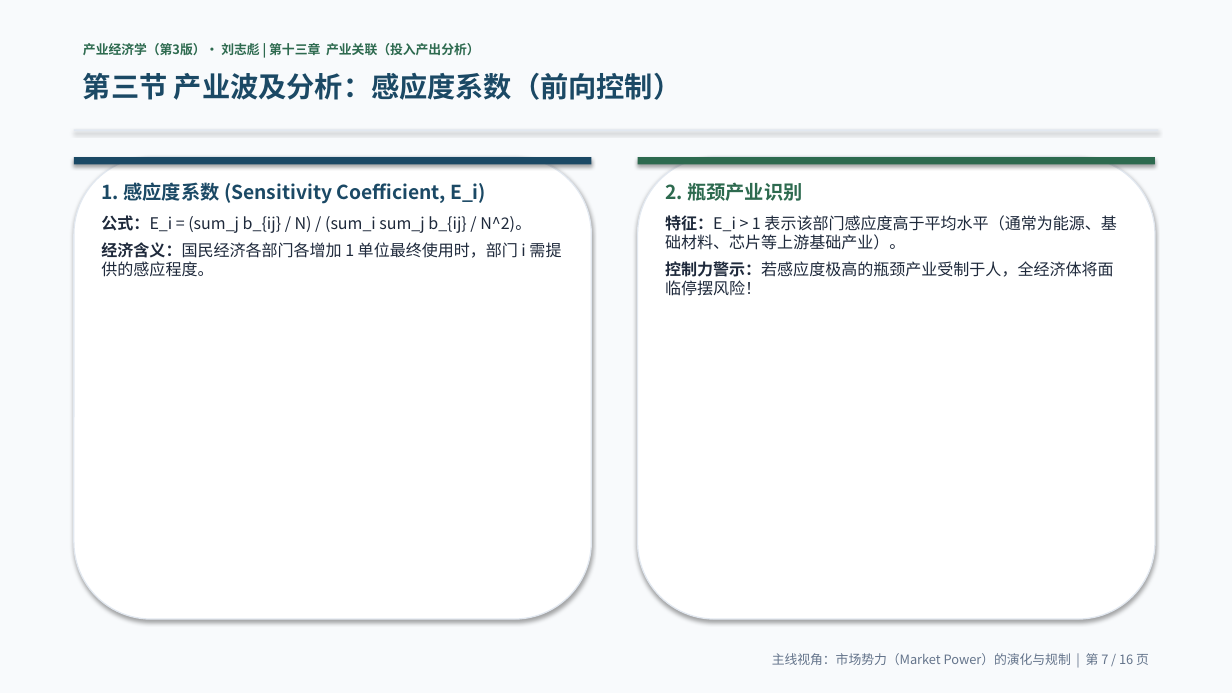
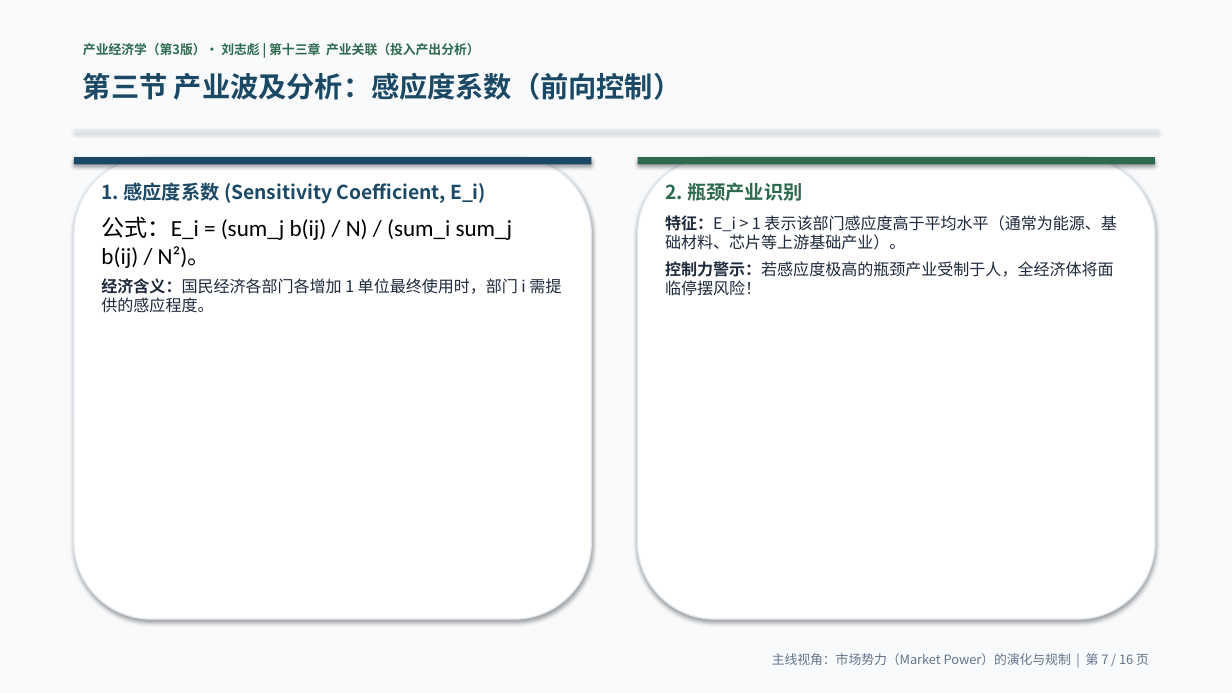
Before and after one commit to chens9956-prog/2026-industrial-economics, a slide deck: slide 7 of 刘志彪_产业经济学_第13章_产业关联(产业控制力主线精编).pptx. Drawn at 1232x693 pixels with LibreOffice and Linux fonts; fonts in the diff are those of the drawing. Boxes give left, top, right and bottom in pixels: in the first picture for what was removed or moved away, otherwise in the second. Text is boxed around its words. In the diff, an @@ line names an element or a change of style, - is before the commit and + after.

```diff
--- a/刘志彪_产业经济学_第13章_产业关联(产业控制力主线精编).pptx
+++ b/刘志彪_产业经济学_第13章_产业关联(产业控制力主线精编).pptx
@@ text at <box>101,216,513,268</box>: text changed; size 12.5 to 18 pt; font Noto Sans CJK SC to Calibri; text colour #1E293B to #000000 @@
-公式：E_i = (sum_j b_{ij} / N) / (sum_i sum_j b_{ij} / N^2)。
+公式：E_i = (sum_j b(ij) / N) / (sum_i sum_j b(ij) / N²)。
```
Also in this commit, not shown: 4 other slides changed, 9 other files.
